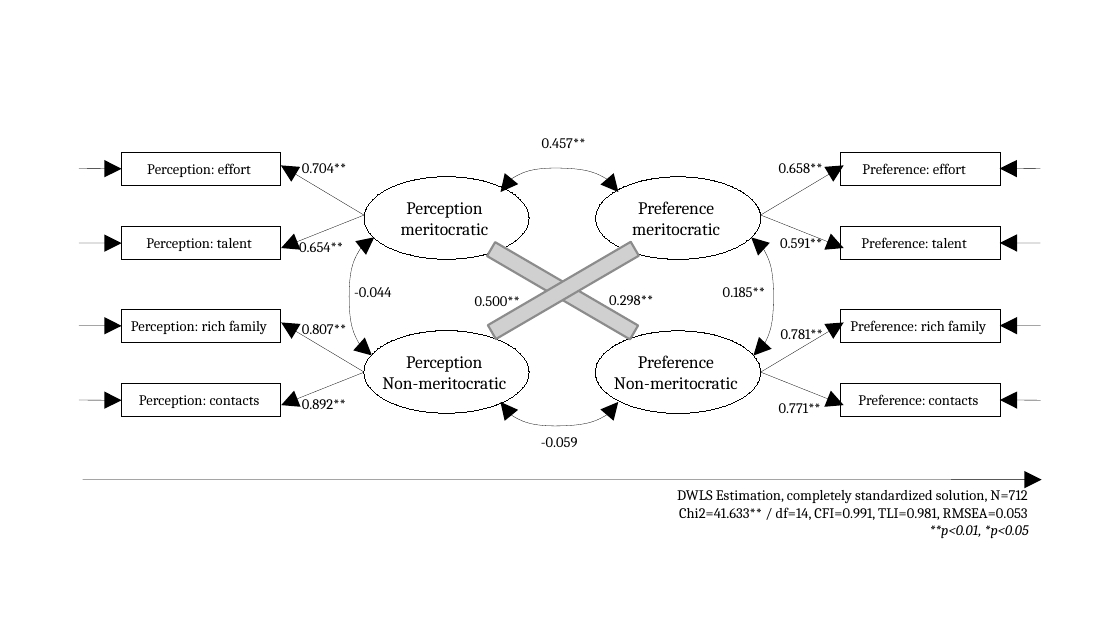
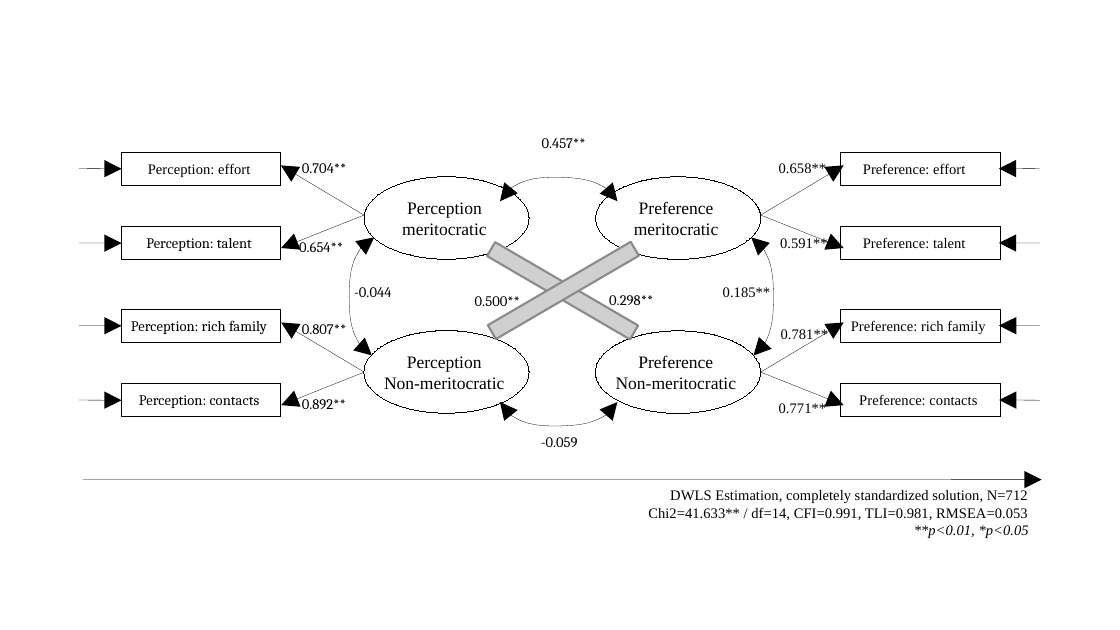
Before and after one commit to justicia-distributiva/merit-scale, a slide deck: slide 1 of output/images/diagrams.odp. Drawn at 1120x630 pixels with LibreOffice and Linux fonts; fonts in the diff are those of the drawing; grey boxes stand for pictures; background and template pictures are left out. Boxes give left, top, right and bottom in pixels: in the first picture for what was removed or moved away, otherwise in the second. Text is boxed around its words. In the diff, an @@ line names an element or a change of style, - is before the commit and + after.

```diff
--- a/output/images/diagrams.odp
+++ b/output/images/diagrams.odp
@@ curved double arrow moved from (500, 191) - (620, 191) to (500, 200) - (618, 200) @@
@@ font Cambria to Times New Roman in 15 elements at (x1=593, y1=488, x2=1051, y2=538), (x1=364, y1=177, x2=530, y2=258), (x1=597, y1=177, x2=763, y2=258), (x1=122, y1=151, x2=282, y2=185), (x1=841, y1=309, x2=1000, y2=343), (x1=841, y1=385, x2=1000, y2=418), (x1=841, y1=151, x2=1000, y2=185), (x1=841, y1=227, x2=1000, y2=261), (x1=364, y1=330, x2=530, y2=412), (x1=597, y1=332, x2=763, y2=414), (x1=779, y1=163, x2=826, y2=177), (x1=780, y1=236, x2=827, y2=250), (x1=781, y1=327, x2=828, y2=342), (x1=779, y1=403, x2=826, y2=413), (x1=723, y1=287, x2=770, y2=297) @@
@@ curved double arrow (500, 403) - (618, 403): route changed @@
```
Also in this commit, not shown: 1 other slide changed, 1 slide added, 3 other files.
